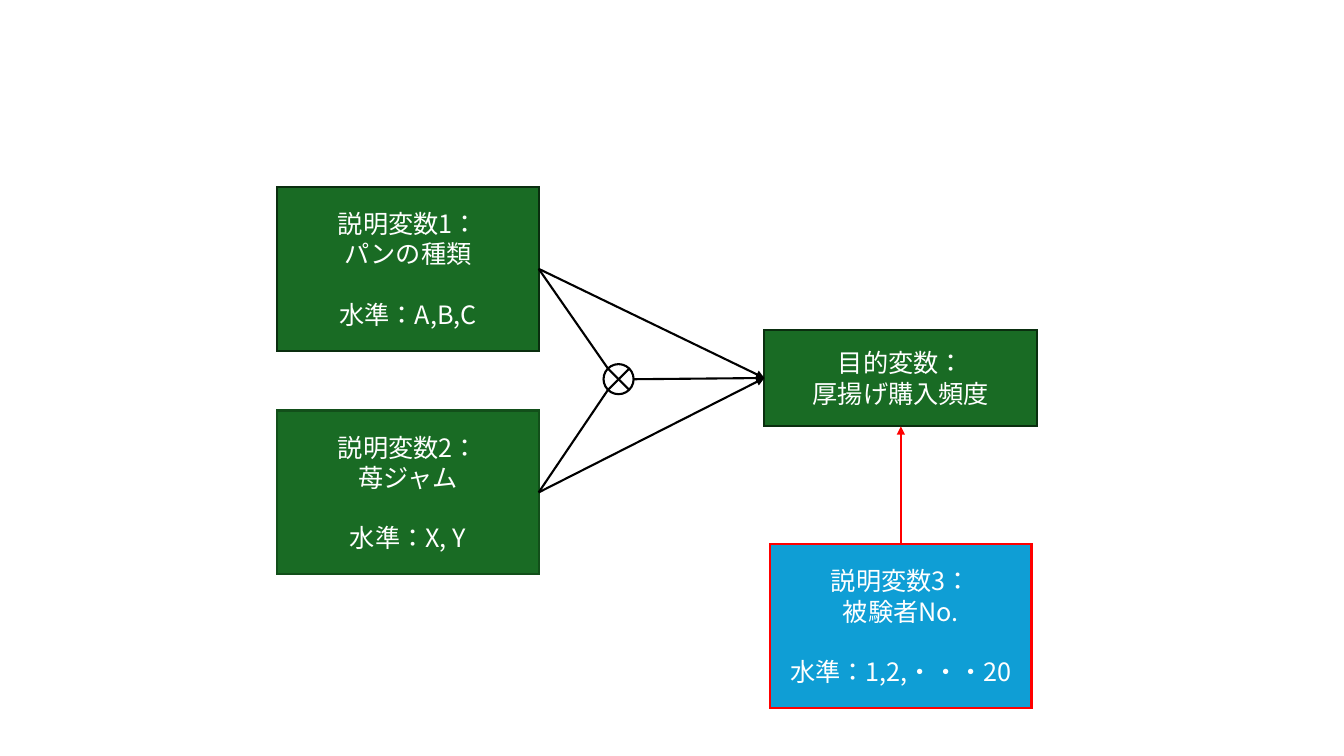
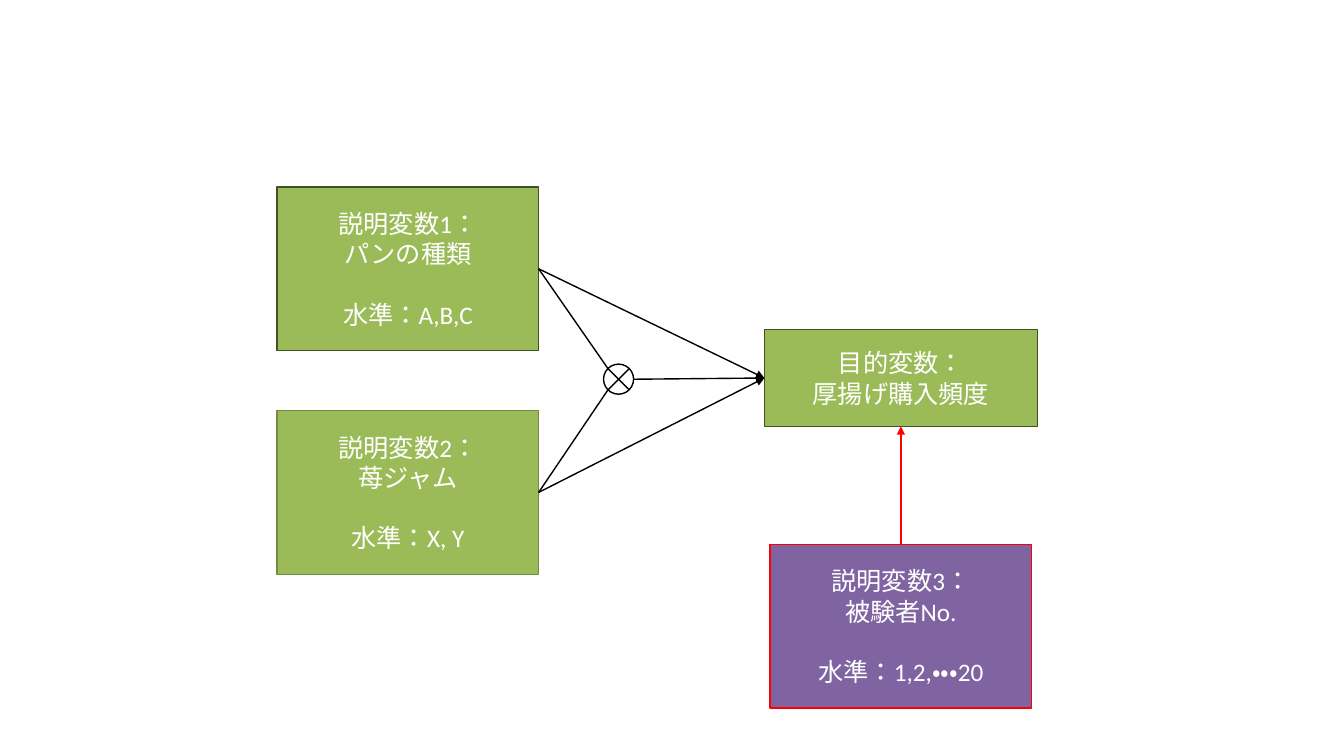
Before and after one commit to b-fujino/RLessonText, a slide deck: slide 11 of Img/AnovaModeling.pptx (slide 10 before the commit). Drawn at 1344x756 pixels with LibreOffice and Linux fonts; fonts in the diff are those of the drawing. Boxes give left, top, right and bottom in pixels: in the first picture for what was removed or moved away, otherwise in the second. Text is boxed around its words. In the diff, an @@ line names an element or a change of style, - is before the commit and + after.

```diff
--- a/Img/AnovaModeling.pptx
+++ b/Img/AnovaModeling.pptx
@@ rectangle "説明変数1： パンの種類" at [277,187,538,350]: font Noto Sans CJK JP to Calibri; fill #196B24 to #9BBB59; outline #0B2F10 1.5 pt to #445227 1 pt @@
@@ arrow (538, 269) - (764, 378): stroke #000000 1.5 pt to #000000 1 pt @@
@@ line (538, 269) - (608, 369): stroke #000000 1.5 pt to #000000 1 pt @@
@@ rectangle "目的変数：" at [764,330,1037,426]: font Noto Sans CJK JP to Calibri; fill #196B24 to #9BBB59; outline #0B2F10 1.5 pt to #445227 1 pt @@
@@ arrow (538, 493) - (764, 378): stroke #000000 1.5 pt to #000000 1 pt @@
@@ arrow (634, 379) - (764, 378): stroke #000000 1.5 pt to #000000 1 pt @@
@@ rectangle "説明変数2： 苺ジャム" at [277,410,538,574]: font Noto Sans CJK JP to Calibri; fill #196B24 to #9BBB59; outline #124F1B 1.5 pt to #738A42 1 pt @@
@@ line (538, 493) - (608, 390): stroke #000000 1.5 pt to #000000 1 pt @@
@@ arrow (901, 544) - (901, 426): stroke #FF0000 1.5 pt to #FF0000 1 pt @@
@@ rectangle "説明変数3： 被験者No." at [770,544,1031,708]: font Noto Sans CJK JP to Calibri; fill #0F9ED5 to #8064A2; outline #FF0000 1.5 pt to #FF0000 1 pt @@
```
Also in this commit, not shown: 14 other slides changed, 1 slide added, 7 other files.
